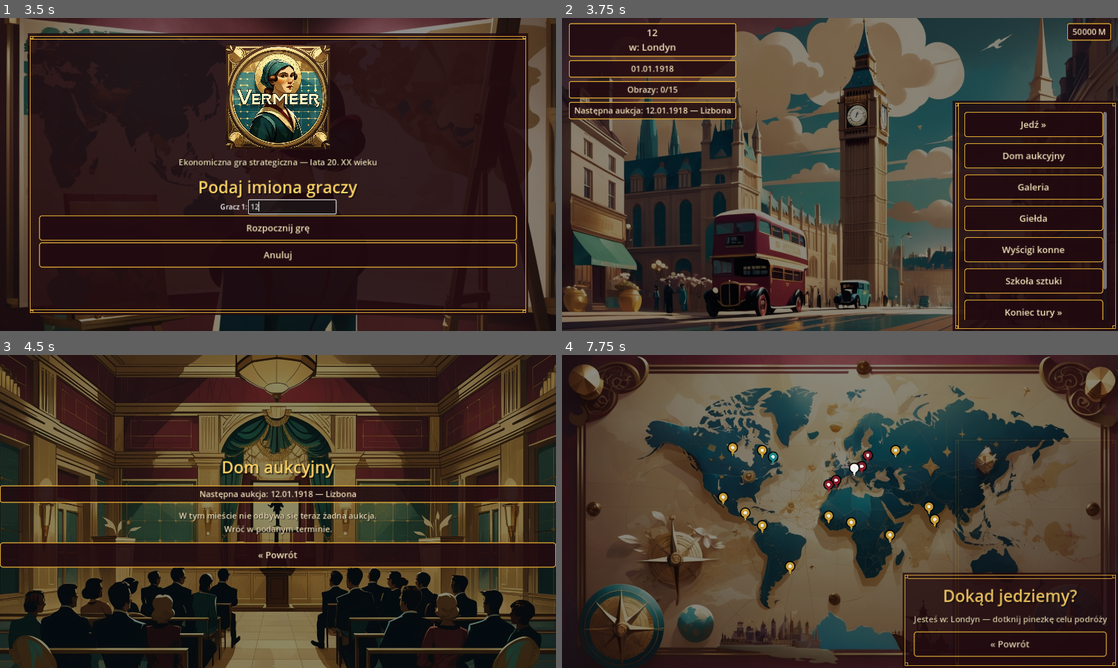
Above: before the commit, frames 1-4 (two rows, left to right).
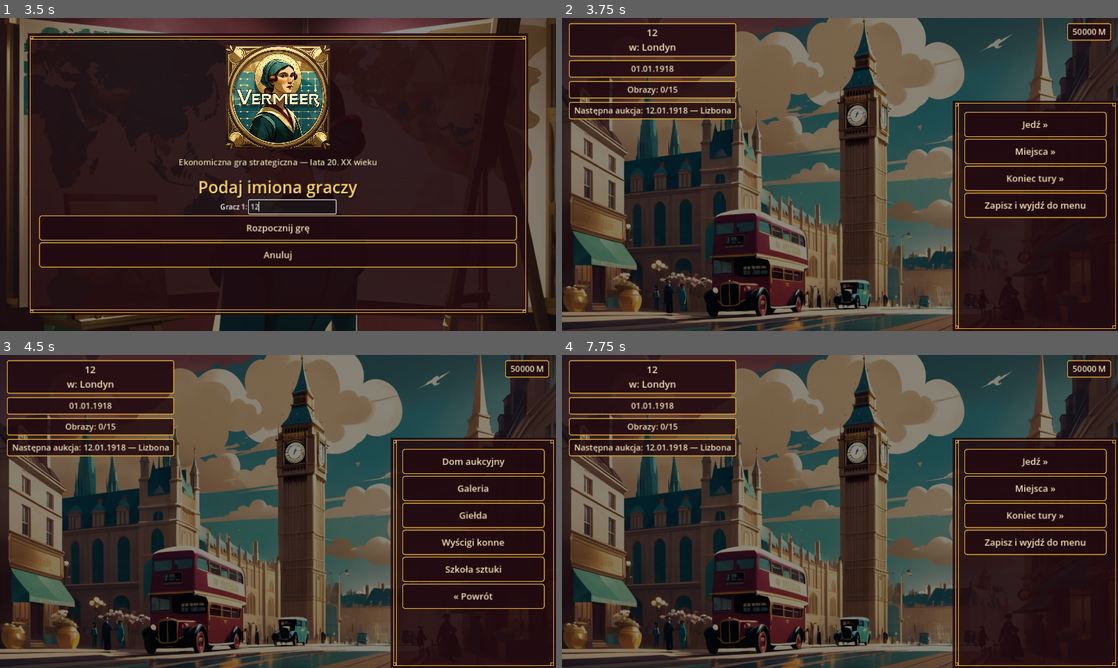
Above: after the commit, the same moments.

Repository: cinekm20/the-forger-retro-tycoon
Game: Godot game, scene res://scenes/main_menu/MainMenu.tscn
Two runs of this game, one before a commit and one after it. Both use one fixed random seed, a clock stepped at 60 frames per second and the inputs below.
Inputs (mouse positions are in pixels of both pictures, inside the frame that each line leads up to):
- Up to frame 1 (3.5 s): click "1" at 0.5 s; click "Tryb łatwy (15/40 obrazów do …" at 1.25 s; click "Nowa gra" at 2 s; click (294, 205) at 2.77 s; type "12" at 2.85 s
- Up to frame 2 (3.75 s): click "Rozpocznij grę" at 3.5 s
- Up to frame 3 (4.5 s): click (472, 489) at 4.25 s, where only the run after the commit has a clickable "Miejsca »"
- Up to frame 4 (7.75 s): click "« Powrót" at 5 s; click (1034, 542) at 5.75 s, where only the run after the commit has a clickable "Zapisz i wyjdź do menu"; click (1034, 461) at 6.5 s, where only the run before the commit has a clickable "Jedź »"; click (840, 583) at 7.25 s, where only the run after the commit has a clickable "Wczytaj grę"

Frame 1 is identical in both runs. In frame 2, 2.9% of the frame differs, in the area x 72-98%, y 30-97%; in frame 3, 74%, in the area x 0-100%, y 0-100%; in frame 4, 73%.

Commit message:
Pogrupuj menu Hubu w podmenu "Miejsca »" zamiast polegać na scrollu
Przewijanie bocznego paska dotykiem nie działało niezawodnie na
telefonie. Zamiast trzymać do 8 przycisków w jednej przewijanej liście,
główny panel ma teraz tylko: Jedź, Miejsca », Koniec tury, Zapisz i
wyjdź — a ekrany lokacji (Plantacje/Dom aukcyjny/Galeria/Giełda/Wyścigi/
Szkoła sztuki) chowają się w osobnym podmenu otwieranym przyciskiem
"Miejsca »", z klawiszem "« Powrót" do głównego menu.

Diff:
--- a/game/scenes/hub/Hub.gd
+++ b/game/scenes/hub/Hub.gd
@@ -33,6 +33,8 @@
 var warning_label: Label
 var travel_button: Button
 var root_panel: VBoxContainer
+var main_menu_section: VBoxContainer
+var places_menu_section: VBoxContainer
 var top_row: HBoxContainer
 var hub_bg: TextureRect
 var hub_overlay: ColorRect
@@ -57,22 +59,50 @@
 	## zamiast zwykłego półprzezroczystego tła (docs/GRAFIKA_LEONARDO.md §10).
 	root_panel = ScreenHelpers.make_root_side(self, true, true)
 
-	travel_button = ScreenHelpers.make_button(root_panel, "Jedź »", _on_travel_pressed)
+	## Na telefonie przewijanie tego paska dotykiem nie zawsze działa
+	## niezawodnie (zgłoszone przez użytkownika), więc zamiast liczyć na
+	## scrollowanie długiej listy, główny panel trzyma tylko kilka pozycji na
+	## stałe, a ekrany lokacji (bramkowane + darmowe) chowają się w osobnym
+	## podmenu "Miejsca »" — otwieranym/zamykanym przełączeniem visible
+	## między main_menu_section i places_menu_section (ten sam patent co
+	## MainMenu.gd _show_name_entry). ScrollContainer z make_root_side zostaje
+	## jako zabezpieczenie, ale w normalnych warunkach nie powinien być już
+	## potrzebny.
+	main_menu_section = VBoxContainer.new()
+	root_panel.add_child(main_menu_section)
+
+	places_menu_section = VBoxContainer.new()
+	places_menu_section.visible = false
+	root_panel.add_child(places_menu_section)
+
+	travel_button = ScreenHelpers.make_button(main_menu_section, "Jedź »", _on_travel_pressed)
+	ScreenHelpers.make_button(main_menu_section, "Miejsca »", _show_places_menu)
+	ScreenHelpers.make_button(main_menu_section, "Koniec tury »", _on_end_turn_pressed)
+	ScreenHelpers.make_button(main_menu_section, "Zapisz i wyjdź do menu", _on_save_and_exit_pressed)
 
 	for destination_name in LOCATION_GATED_DESTINATIONS.keys():
 		var info: Dictionary = LOCATION_GATED_DESTINATIONS[destination_name]
 		var path: String = info["path"]
-		var btn := ScreenHelpers.make_button(root_panel, destination_name, func(): SceneRouter.goto_scene(path))
+		var btn := ScreenHelpers.make_button(places_menu_section, destination_name, func(): SceneRouter.goto_scene(path))
 		btn.set_meta("requires_type", info["requires_type"])
 
 	for destination_name in FREE_DESTINATIONS.keys():
 		var path: String = FREE_DESTINATIONS[destination_name]
-		ScreenHelpers.make_button(root_panel, destination_name, func(): SceneRouter.goto_scene(path))
-
-	ScreenHelpers.make_button(root_panel, "Koniec tury »", _on_end_turn_pressed)
-	ScreenHelpers.make_button(root_panel, "Zapisz i wyjdź do menu", _on_save_and_exit_pressed)
+		ScreenHelpers.make_button(places_menu_section, destination_name, func(): SceneRouter.goto_scene(path))
+
+	ScreenHelpers.make_button(places_menu_section, "« Powrót", _hide_places_menu)
 
 	_update_status()
+
+
+func _show_places_menu() -> void:
+	main_menu_section.visible = false
+	places_menu_section.visible = true
+
+
+func _hide_places_menu() -> void:
+	places_menu_section.visible = false
+	main_menu_section.visible = true
 
 
 ## Pełnoekranowy, przezroczysty HBoxContainer (PRESET_FULL_RECT — bezpieczny,
@@ -180,7 +210,7 @@
 
 
 func _set_buttons_disabled(disabled: bool) -> void:
-	for child in root_panel.get_children():
+	for child in main_menu_section.get_children() + places_menu_section.get_children():
 		if child is Button:
 			child.disabled = disabled
 
--- a/game/translations/ui.csv
+++ b/game/translations/ui.csv
@@ -197,3 +197,4 @@
 Gracz %d:,Player %d:,Spieler %d:
 Gracz %d,Player %d,Spieler %d
 Rozpocznij grę,Start game,Spiel starten
+Miejsca »,Places »,Orte »
